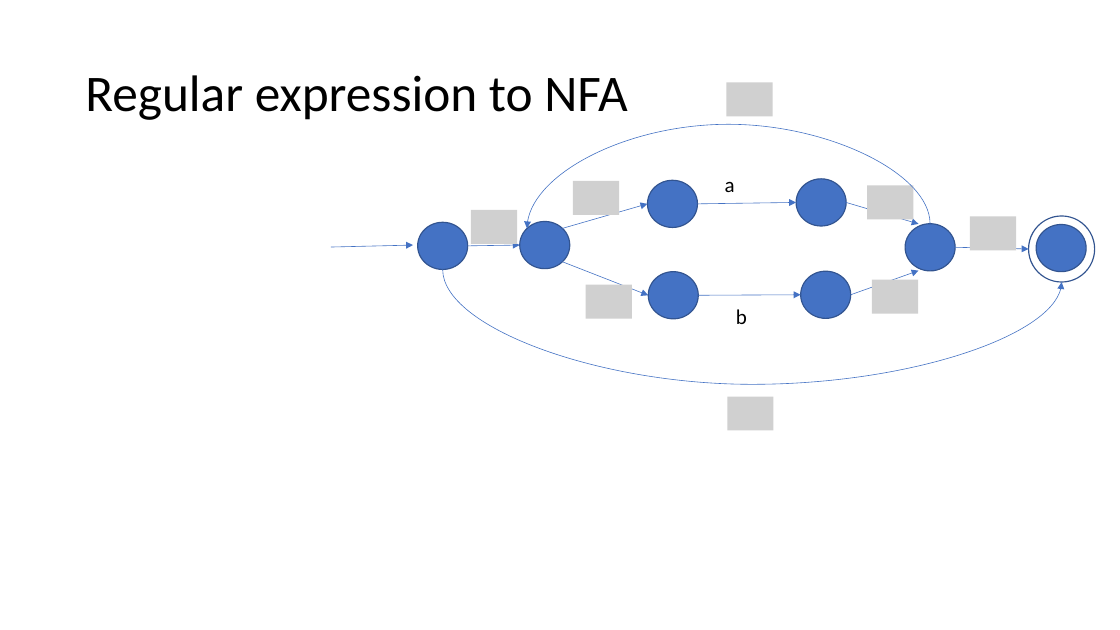
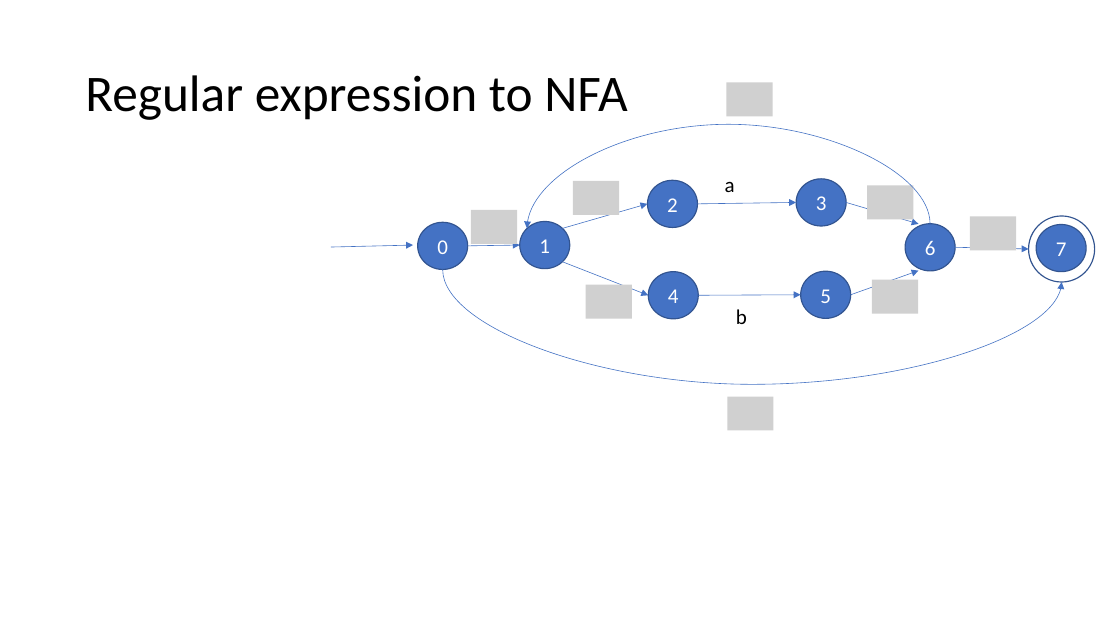
Before and after one commit to piyus/piyus.github.io, a slide deck: slide 44 of CMP/slides/Lecture-17.pptx (slide 63 before the commit). Drawn at 1120x630 pixels with LibreOffice and Linux fonts; fonts in the diff are those of the drawing; grey boxes stand for pictures. Boxes give left, top, right and bottom in pixels: in the first picture for what was removed or moved away, otherwise in the second. Text is boxed around its words. In the diff, an @@ line names an element or a change of style, - is before the commit and + after.

```diff
--- a/CMP/slides/Lecture-17.pptx
+++ b/CMP/slides/Lecture-17.pptx
@@ text in ellipse at <box>667,198,678,212</box>: text added @@
+2
@@ text in ellipse at <box>816,196,827,210</box>: text added @@
+3
@@ text in ellipse at <box>539,239,550,253</box>: text added @@
+1
@@ text in ellipse at <box>437,240,448,254</box>: text added @@
+0
@@ text in ellipse at <box>925,241,936,255</box>: text added @@
+6
@@ text in ellipse at <box>1056,242,1067,256</box>: text added @@
+7
@@ text in ellipse at <box>668,289,679,303</box>: text added @@
+4
@@ text in ellipse at <box>820,289,831,303</box>: text added @@
+5
```
Also in this commit, not shown: 15 other slides changed, 18 slides added, 31 slides removed, 27 other files.
